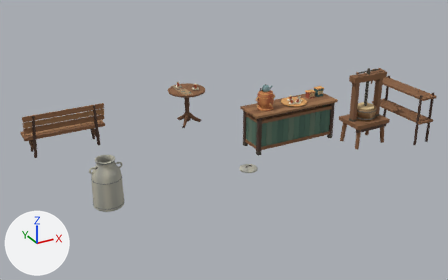
The glTF model public/models/valley-props.glb, before and after one commit.
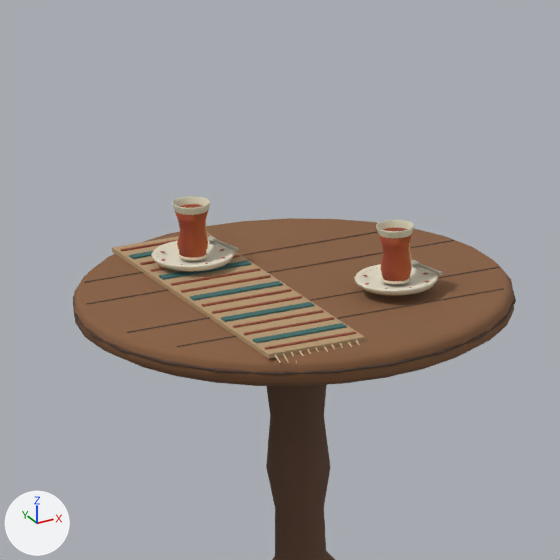
Each version is shown from a 50 mm camera at (0.02, -11.44, 5.14) aimed at (5.88, -0.78, -0.19), then close up on the part from 36% to 47% of the width and 23% to 40% of the height. The lights are fixed; the arrows at lower left show +X, +Y and +Z. The older version's two pictures come first. Where no turn or scale is listed for an object, it has been applied to the vertices. Vertices at exactly the same position are counted once.

In view in the first close-up: 'Cafe tea table mesh'.
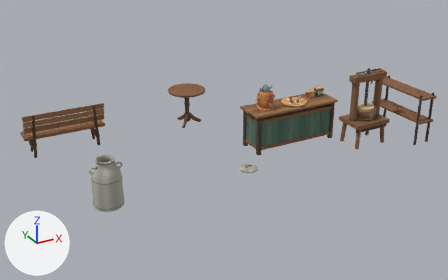
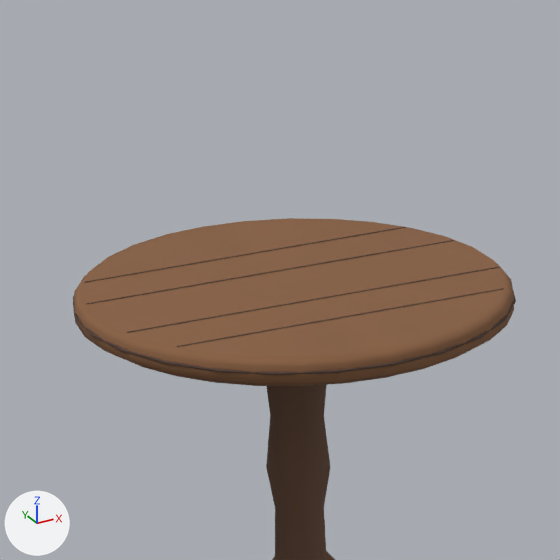
Pixel boxes [x1, y1, x2, y2] of what changed, in the close-ups (560 x 560 px):
'Cafe tea table mesh', reshaped
    before: [73, 196, 516, 560]
    after: [73, 218, 516, 560]
part 1 of me_mesh_7, deleted (beige)
    before: [112, 196, 443, 363]

The change in detail:
me_mesh_7 is used by ob_cafe_tea_table_mesh; location (5.4, 0.0, 0.0).
me_mesh_7 had 3592 vertices, 6754 faces and spanned x -0.404..0.404, y -0.404..0.404, z 0.008..0.928.
me_mesh_7 now has 826 vertices, 1574 faces and spans x -0.404..0.404, y -0.404..0.404, z 0.008..0.802.
me_mesh_7 part 1: 72 loose pieces with 2766 vertices, spanning x -0.21..0.222, y -0.358..0.358, z 0.79..0.928, are deleted.
